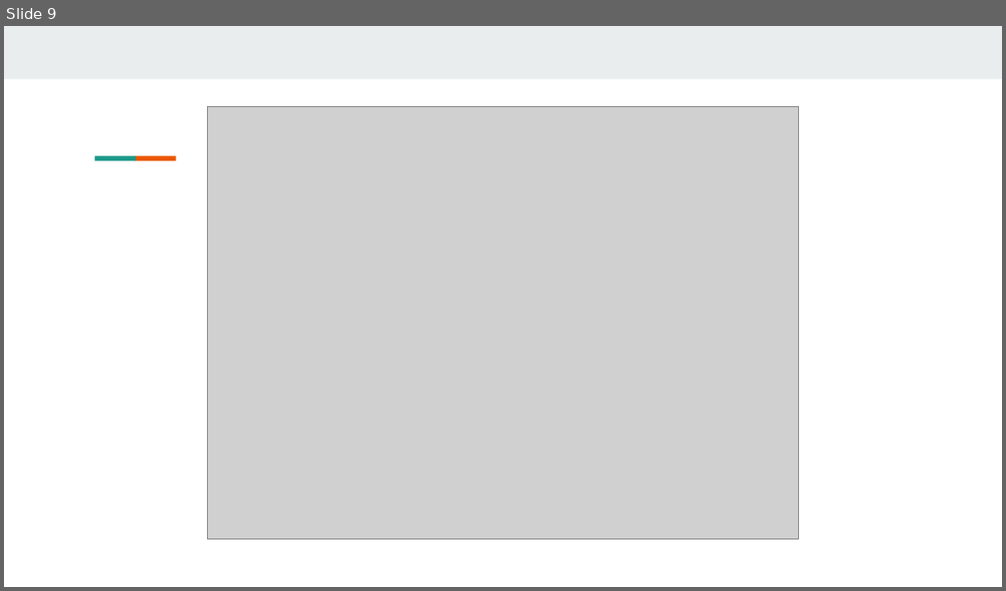
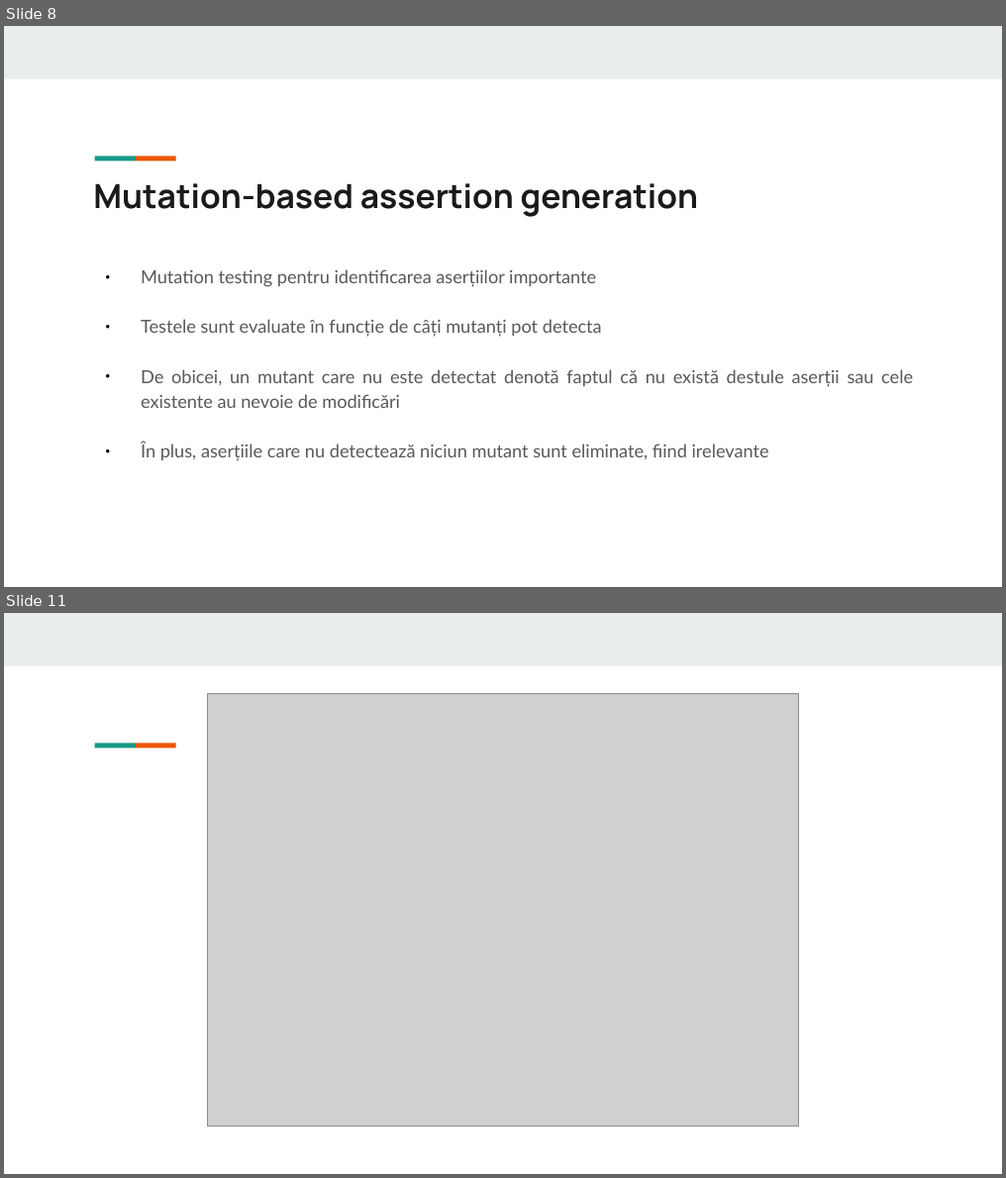
Before and after one commit to Alecsandu/EvoSuite_Demo, a slide deck: prezentare/EvoSuite.odp. Shown one above the other, each under a label of ours: slide 9 before the commit, slides 8 and 11 after it; the slides between them are not shown. The pictures are 1006x591 and 1006x1178 pixels, drawn with LibreOffice and Linux fonts; fonts in the diff are those of the drawing; grey boxes stand for pictures. Boxes give left, top, right and bottom in pixels: in the first picture for what was removed or moved away, otherwise in the second. Text is boxed around its words. In the diff, an @@ line names an element or a change of style, - is before the commit and + after.

```diff
--- a/prezentare/EvoSuite.odp
+++ b/prezentare/EvoSuite.odp
@@ slide 8 added at (4, 26, 1002, 587), background #FFFFFF; not listed: 3 template elements that a slide beside it also shows @@
@@ title added at (93, 183, 698, 217), 24.1 pt, text #1A1A1A, bold @@
+Mutation-based assertion generation
@@ text added at (141, 270, 913, 462), 13 pt, text #595959 @@
+● Mutation testing pentru identificarea aserțiilor importante
+● Testele sunt evaluate în funcție de câți mutanți pot detecta
+● De obicei, un mutant care nu este detectat denotă faptul că nu există destule aserții sau cele existente au nevoie de modificări
+● În plus, aserțiile care nu detectează niciun mutant sunt eliminate, fiind irelevante
@@ what was slide 9 is now slide 11 @@
```
Also in this commit, not shown: 3 slides changed, 8 other slides added, 6 slides removed.
